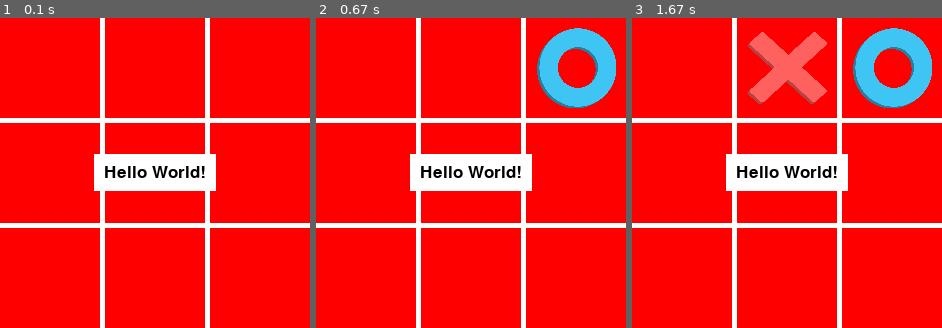
Above: before the commit, frames 1-3 (left to right).
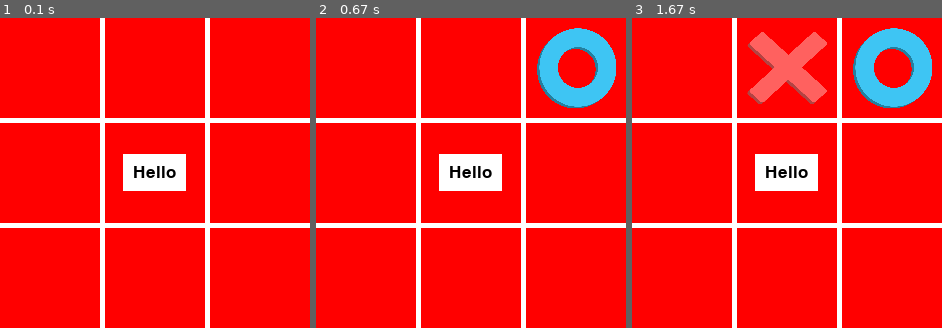
Above: after the commit, the same moments.

Repository: voidzenn/pygame_tic-tac-toe
Game: pygame game, started from main.py
Two runs of this game, one before a commit and one after it. Both use one fixed random seed, a clock stepped at 60 frames per second and the inputs below.
Inputs (mouse positions are in pixels of both pictures, inside the frame that each line leads up to):
- Up to frame 1 (0.1 s): no input
- Up to frame 2 (0.67 s): press the mouse at (570, 64) at 0.37 s; move the mouse to (514, 73) at 0.47 s; release the mouse at (458, 89) at 0.6 s
- Up to frame 3 (1.67 s): press the mouse at (780, 64) at 0.7 s; move the mouse to (728, 160) at 0.8 s; release the mouse at (678, 262) at 0.93 s

The runs differ from the first frame. In frame 1, 2.4% of the frame differs, in the area x 30-70%, y 43-56%; in frame 2, 2.4%; in frame 3, 2.4%.

Commit message:
Created a setter function for Text class

Diff:
--- a/classes/text.py
+++ b/classes/text.py
@@ -19,6 +19,9 @@
     self.anti_alias = anti_alias
     self.color = color
     self.font_type = font_type
+
+  def set_text(self, text):
+    self.text = text
 
   def get_screen_h(self):
     return self.screen_dimension[0]
--- a/main.py
+++ b/main.py
@@ -65,7 +65,7 @@
 
 screen.fill(BACKGROUND_COLOR)
 
-text = Text(screen, (SCREEN_HEIGHT, SCREEN_WIDTH), "Hello World!")
+text = Text(screen, (SCREEN_HEIGHT, SCREEN_WIDTH))
 
 def run_game():
   initialize_game()
@@ -87,6 +87,7 @@
         if game.is_circle_won() or game.is_cross_won():
           game.end()
           print(game.check_winner())
+      text.set_text("Hello")
       text.display_text_box()
     pygame.display.update()
 
